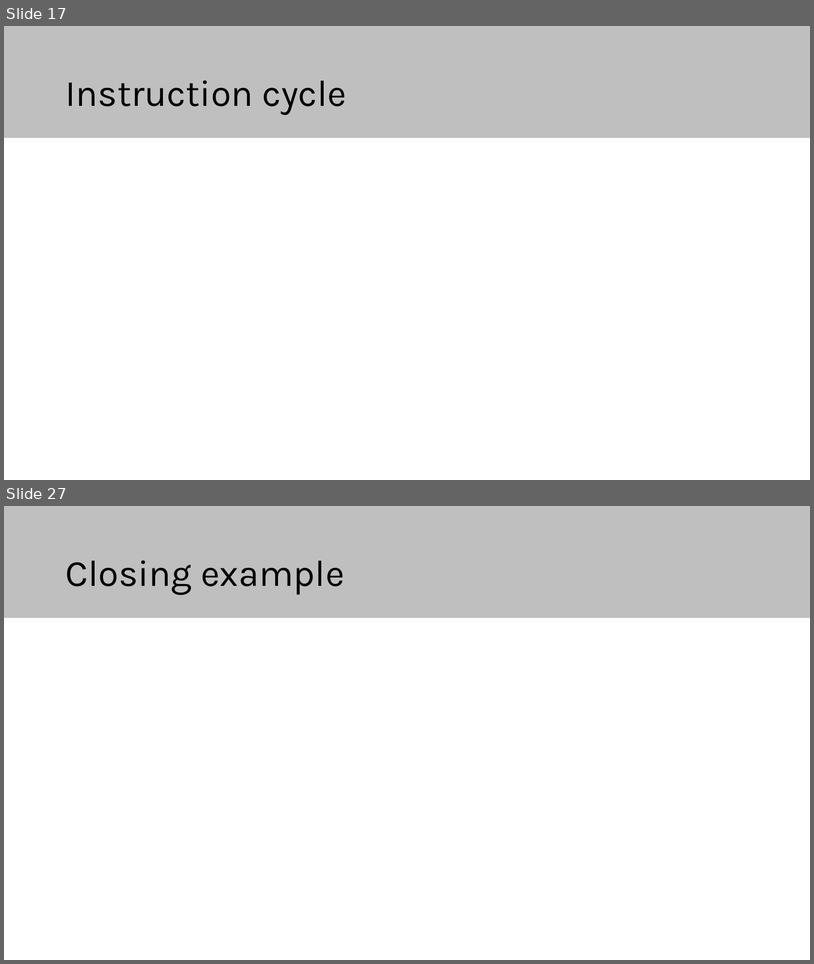
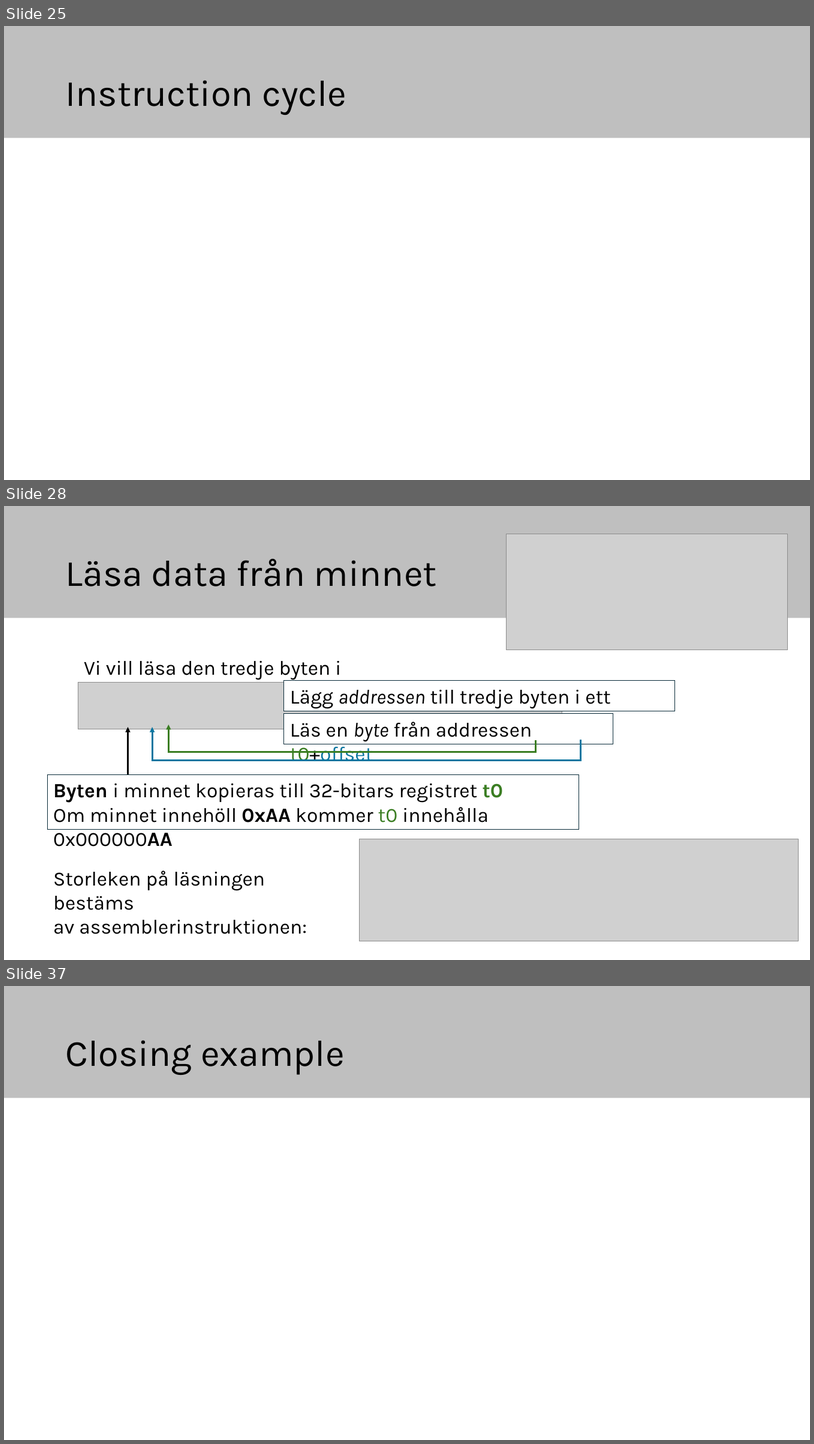
Before and after one commit to elias-at-chalmers/mop-lecture_notes-mirror, a slide deck: slides/lecture02-assembly1.pptx. Shown one above the other, each under a label of ours: slides 17 and 27 before the commit, slides 25, 28 and 37 after it; the slides between them are not shown. The pictures are 814x964 and 814x1444 pixels, drawn with LibreOffice and Linux fonts; fonts in the diff are those of the drawing; grey boxes stand for pictures. Boxes give left, top, right and bottom in pixels: in the first picture for what was removed or moved away, otherwise in the second. Text is boxed around its words. In the diff, an @@ line names an element or a change of style, - is before the commit and + after.

```diff
--- a/slides/lecture02-assembly1.pptx
+++ b/slides/lecture02-assembly1.pptx
@@ slide 28 added at box(4, 506, 810, 960), background #FFFFFF; not listed: 1 template element that a slide beside it also shows @@
@@ picture added at box(507, 534, 788, 650) @@
@@ title added at box(65, 559, 437, 586), 44 pt, text #000000 @@
+Läsa data från minnet
@@ text added at box(84, 661, 341, 682), 24 pt, text #000000 @@
+Vi vill läsa den tredje byten i SRAM:
@@ picture added at box(78, 682, 563, 729) @@
@@ arrow added from (128, 775) to (128, 727), #000000 1.5 pt @@
@@ group added at box(152, 681, 675, 760): 2 rectangles, 2 freeform shapes @@
+Lägg addressen till tredje byten i ett register
+Läs en byte från addressen t0+offset
@@ rectangle added at box(48, 775, 579, 829), fill #FFFFFF, outline #092A39 0.75 pt, 24 pt, text #000000 @@
+Byten i minnet kopieras till 32-bitars registret t0
+Om minnet innehöll 0xAA kommer t0 innehålla 0x000000AA
@@ picture added at box(360, 839, 799, 941) @@
@@ text added at box(53, 870, 307, 934), 24 pt, text #000000 @@
+Storleken på läsningen bestäms
+av assemblerinstruktionen:
@@ what was slide 17 is now slide 25 @@
@@ what was slide 27 is now slide 37 @@
```
Also in this commit, not shown: 8 slides changed, 13 other slides added, 4 slides removed, 1 other file.
